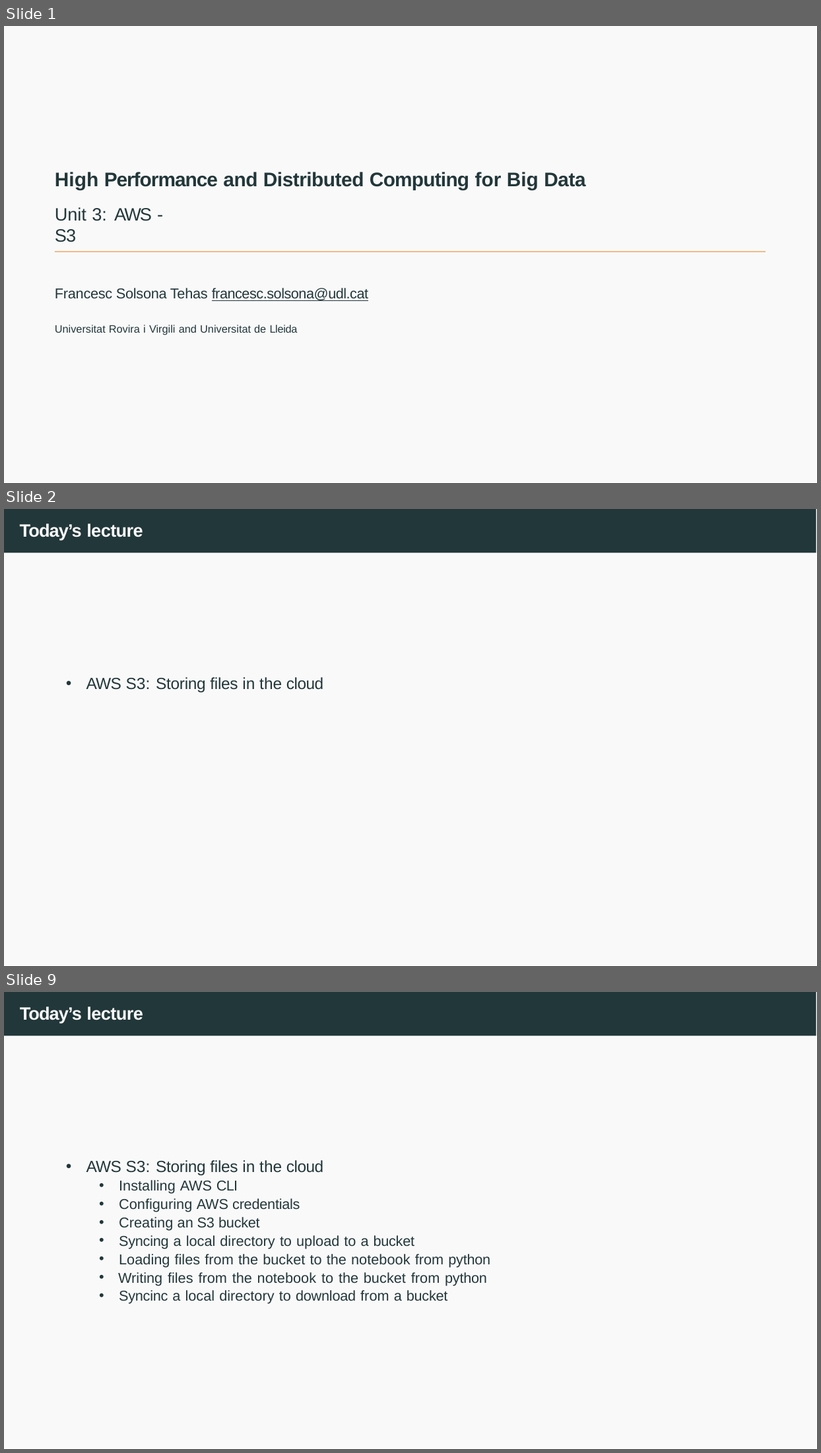
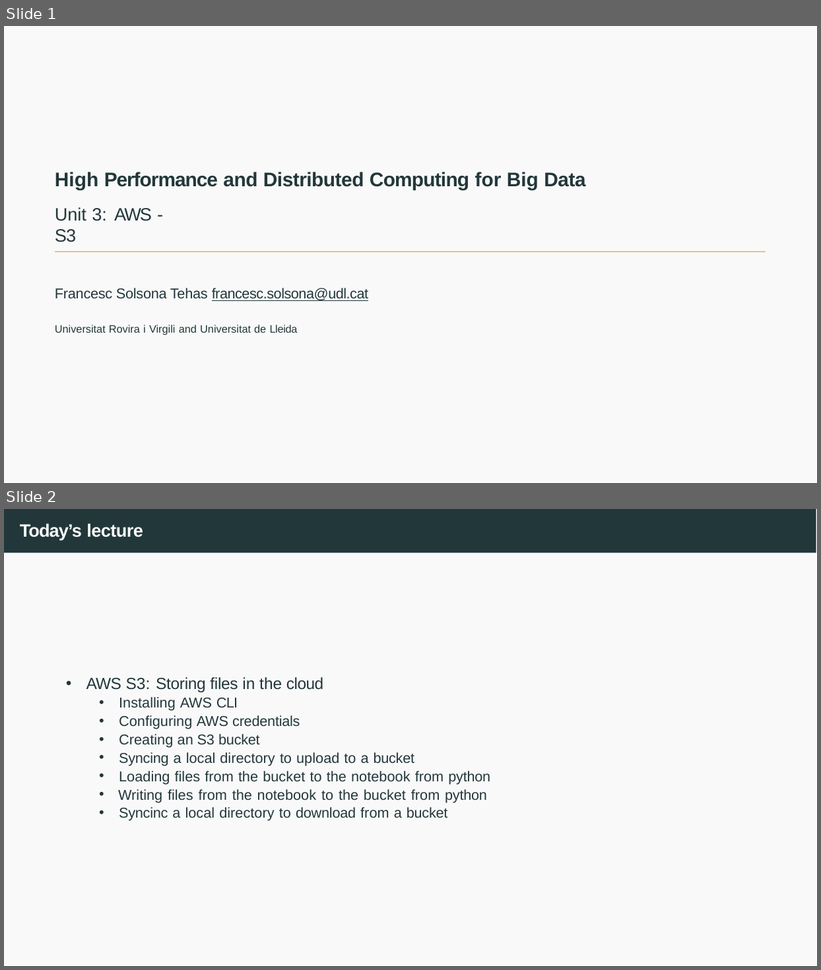
Before and after one commit to joanpaucm/HPDCB, a slide deck: src/slides/Session 4 - AWS S3-2026.pptx. Shown one above the other, each under a label of ours: slides 1, 2 and 9 before the commit, slides 1 and 2 after it; the slides between them are not shown. The pictures are 821x1453 and 821x970 pixels, drawn with LibreOffice and Linux fonts; fonts in the diff are those of the drawing. Boxes give left, top, right and bottom in pixels: in the first picture for what was removed or moved away, otherwise in the second. Text is boxed around its words. In the diff, an @@ line names an element or a change of style, - is before the commit and + after.

```diff
--- a/src/slides/Session 4 - AWS S3-2026.pptx
+++ b/src/slides/Session 4 - AWS S3-2026.pptx
@@ slide 2 removed at <box>4,509,817,966</box>, background #FFFFFF; not listed: 1 template element that a slide beside it also shows @@
@@ freeform shape removed at <box>4,509,816,553</box> @@
@@ text removed at <box>20,524,143,540</box> @@
-Today’s lecture
@@ text removed at <box>86,677,323,692</box> @@
-• AWS S3: Storing files in the cloud
@@ what was slide 9 is now slide 2 @@
```
Also in this commit, not shown: 1 slide changed, 16 other slides removed, 3 other files.
